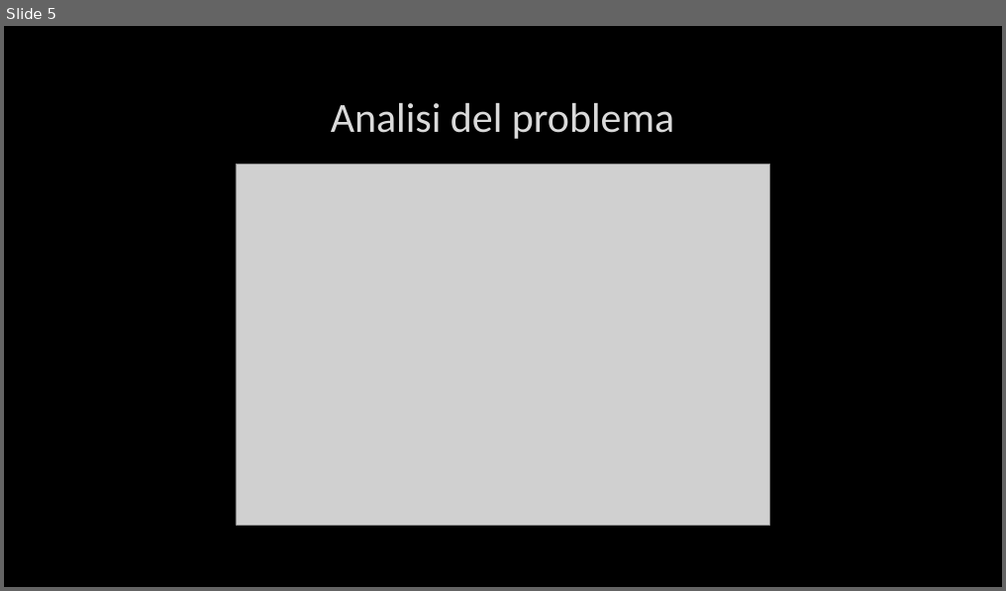
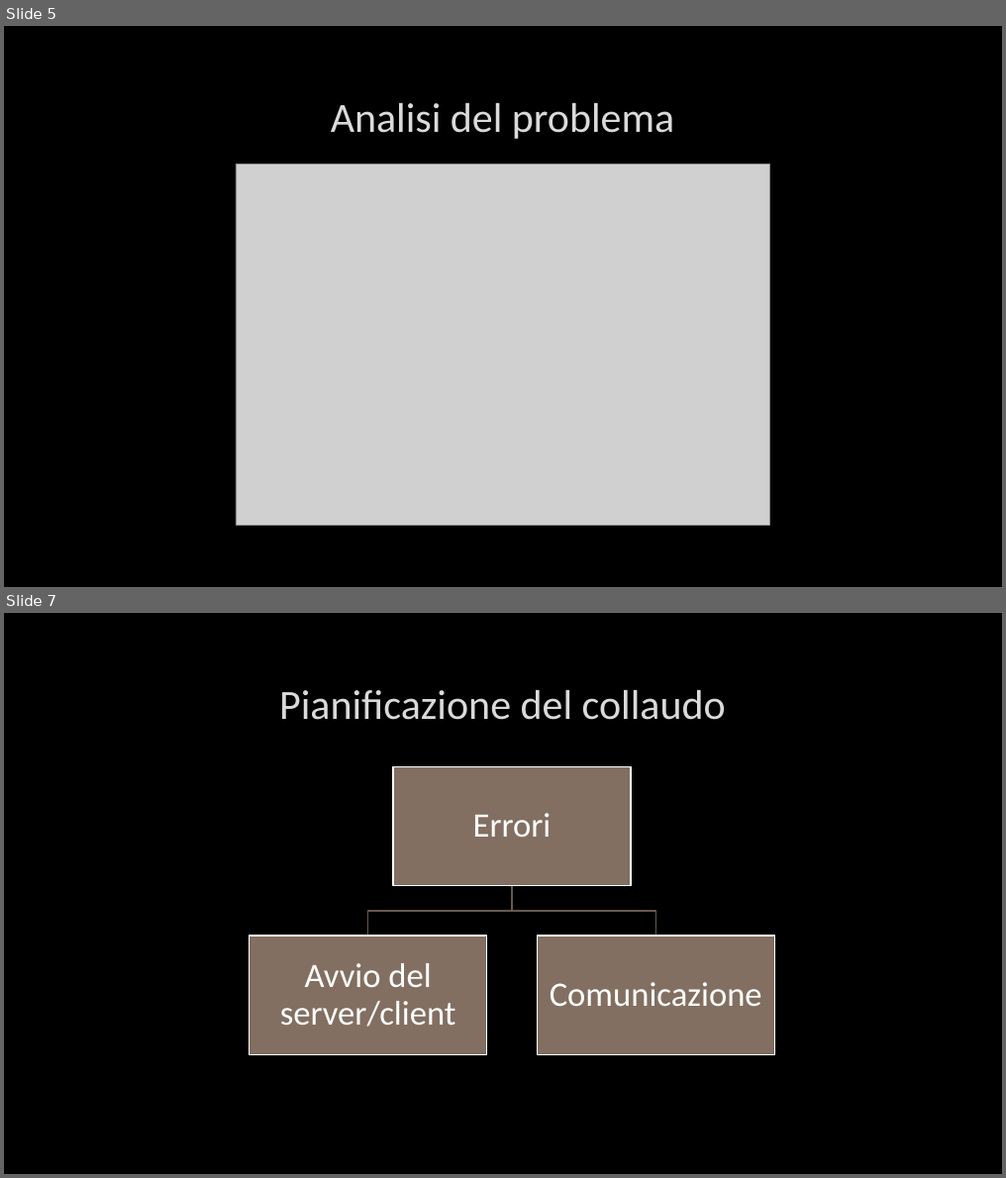
Before and after one commit to timeofview/reti-di-calcolatori, a slide deck: E1/Esercitazione 1.pptx. Shown one above the other, each under a label of ours: slide 5 before the commit, slides 5 and 7 after it; the slides between them are not shown. The pictures are 1006x591 and 1006x1178 pixels, drawn with LibreOffice and Linux fonts; fonts in the diff are those of the drawing; grey boxes stand for pictures; background and template pictures are left out. Boxes give left, top, right and bottom in pixels: in the first picture for what was removed or moved away, otherwise in the second. Text is boxed around its words. In the diff, an @@ line names an element or a change of style, - is before the commit and + after.

```diff
--- a/E1/Esercitazione 1.pptx
+++ b/E1/Esercitazione 1.pptx
@@ slide 7 added at box(4, 613, 1002, 1174), background picture (left out) @@
@@ title added at box(279, 690, 726, 720), 40 pt, text #DADADA @@
+Pianificazione del collaudo
@@ group added at box(250, 767, 775, 1055): 3 rectangles, 3 texts, 2 freeform shapes @@
+Errori
+Avvio del server/client
+Comunicazione
```
Also in this commit, not shown: 6 slides changed, 4 other slides added, 14 slides removed.
